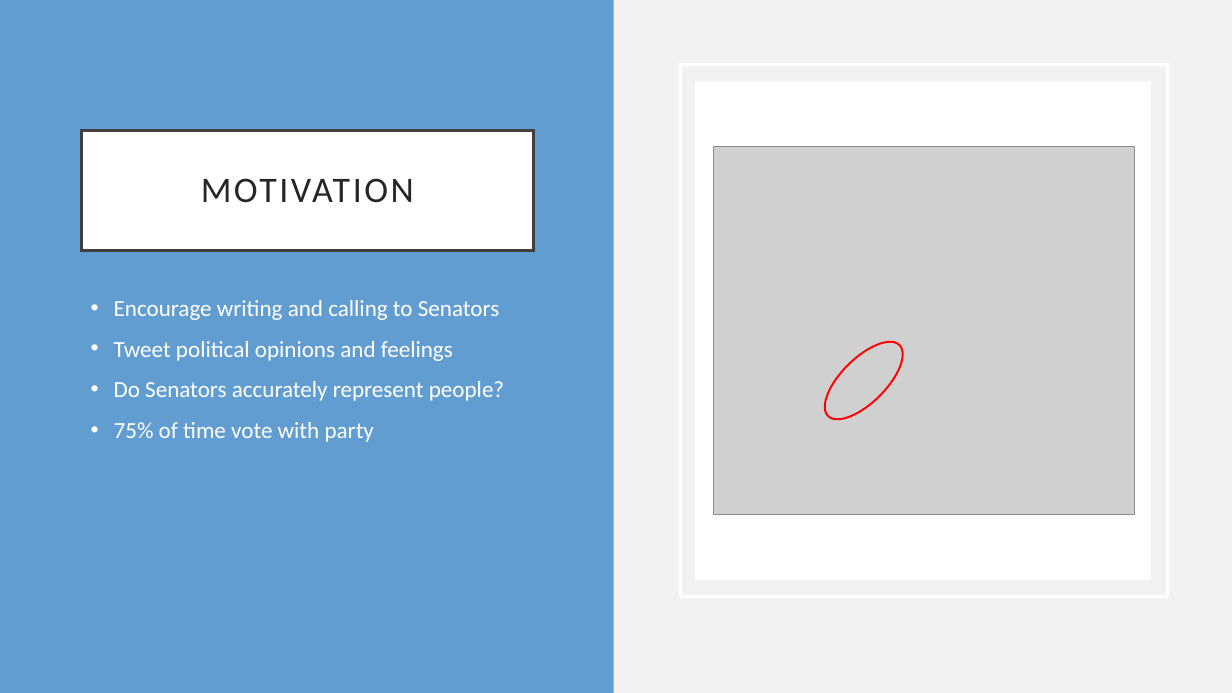
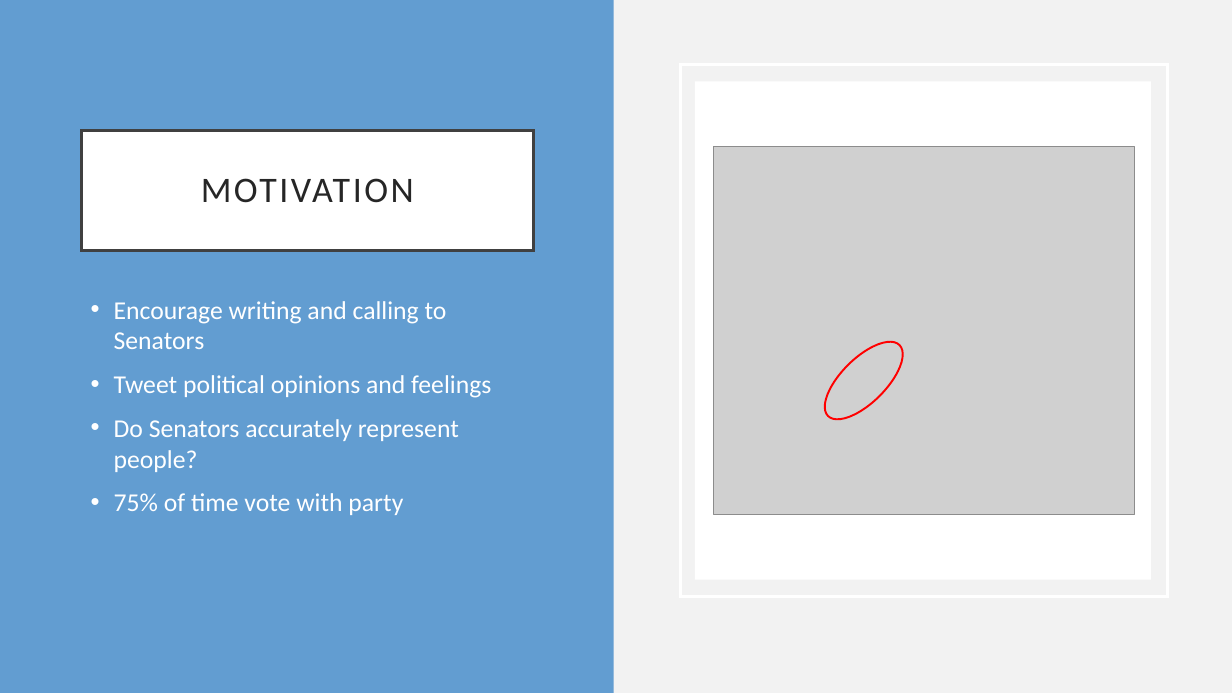
Before and after one commit to oliviaroy20/SocialSensing, a slide deck: slide 2 of Mid-Term Presenation.pptx. Drawn at 1232x693 pixels with LibreOffice and Linux fonts; fonts in the diff are those of the drawing; grey boxes stand for pictures. Boxes give left, top, right and bottom in pixels: in the first picture for what was removed or moved away, otherwise in the second. Text is boxed around its words. In the diff, an @@ line names an element or a change of style, - is before the commit and + after.

```diff
--- a/Mid-Term Presenation.pptx
+++ b/Mid-Term Presenation.pptx
@@ text "Encourage writing and calling to ..." at [114,301,491,515]: size 18 to 20 pt @@
```
Also in this commit, not shown: 6 other slides changed.
